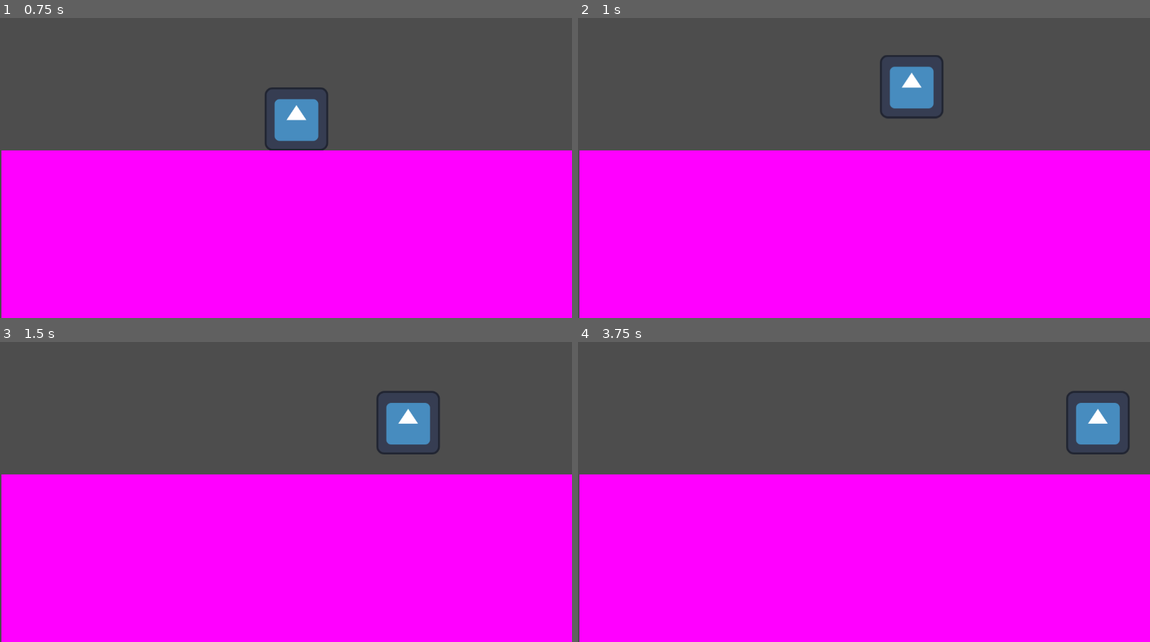
Above: before the commit, frames 1-4 (two rows, left to right).
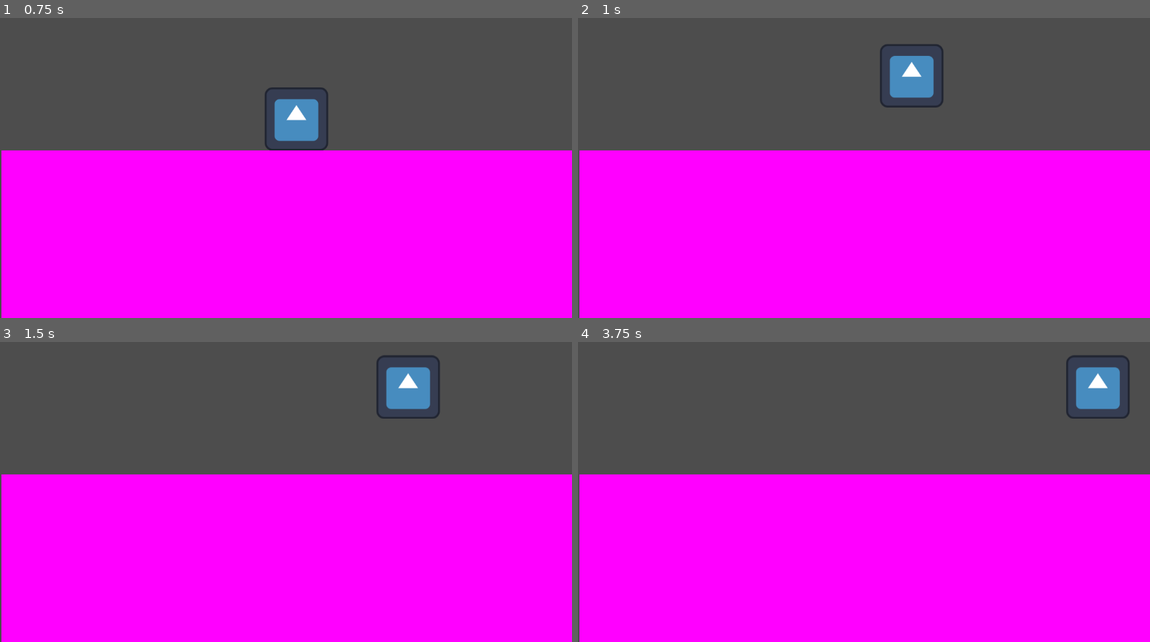
Above: after the commit, the same moments.

Repository: Dragon614pc/NinjaDragonsGameOff2023
Game: Godot game, scene res://test.tscn
Two runs of this game, one before a commit and one after it. Both use one fixed random seed, a clock stepped at 60 frames per second and the inputs below. The engine's default icon, where the game draws it, is replaced by a stand-in: a white triangle on a blue panel in a dark square.
Inputs:
- Up to frame 1 (0.75 s): hold Right (Right) from 0.53 s (still down); tap X (Attack) at 0.6 s
- Up to frame 2 (1 s): keep holding Right (Right); tap Z (Jump) at 0.77 s
- Up to frame 3 (1.5 s): keep holding Right (Right); tap X (Attack) at 1.35 s
- Up to frame 4 (3.75 s): tap Z (Jump) at 1.52, 3.02 s; release Right (Right) at 2.03 s; hold Left (Left) 2.03-2.78 s; tap X (Attack) at 2.1, 2.85, 3.6 s; hold Right (Right) from 2.78 s (still down)

Frame 1 is identical in both runs. In frame 2, 1.0% of the frame differs, in the area x 52-64%, y 8-34%; in frame 3, 2.2%; in frame 4, 2.2%, in the area x 85-97%, y 4-38%.

Commit message:
change jump velocity and showrd hitbox

Diff:
--- a/project/Player/player.gd
+++ b/project/Player/player.gd
@@ -2,13 +2,13 @@
 
 
 const SPEED = 300.0
-const JUMP_VELOCITY = -400.0
+const JUMP_VELOCITY = -500.0
 var can_attack = true
 
 # Get the gravity from the project settings to be synced with RigidBody nodes.
 var gravity = ProjectSettings.get_setting("physics/2d/default_gravity")
 
-func _process(delta):
+func _process(_delta):
 	if Input.is_action_just_pressed("Attack") and can_attack:
 		can_attack = false
 		$Sword/SwordShape.disabled = false
--- a/project/Player/player.tscn
+++ b/project/Player/player.tscn
@@ -7,7 +7,7 @@
 size = Vector2(126, 126)
 
 [sub_resource type="RectangleShape2D" id="RectangleShape2D_gqur4"]
-size = Vector2(91, 122)
+size = Vector2(91, 115)
 
 [node name="Player" type="CharacterBody2D"]
 script = ExtResource("1_rifvl")
@@ -22,13 +22,14 @@
 position = Vector2(101, 0)
 
 [node name="SwordShape" type="CollisionShape2D" parent="Sword"]
-position = Vector2(35.5, 0)
+position = Vector2(35.5, -3.5)
 shape = SubResource("RectangleShape2D_gqur4")
 disabled = true
 debug_color = Color(0, 0.6, 0.701961, 0.419608)
 
 [node name="SwordTimer" type="Timer" parent="Sword"]
-wait_time = 0.5
+process_callback = 0
+wait_time = 0.3
 one_shot = true
 autostart = true
 
